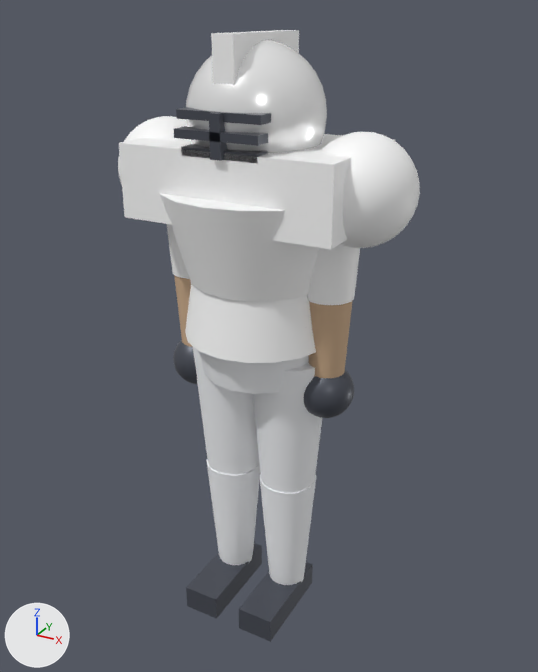
Before and after pictures for a commit that changed the glTF model assets/player.glb.
Rendered twice from a camera (50 mm lens) standing at (1.003, -1.766, 1.823) and looking at (0.016, 0.028, 0.926). Arrows for +X, +Y and +Z are at lower left; the lights stay in place. The older version comes first. Vertices at exactly the same position are counted once.
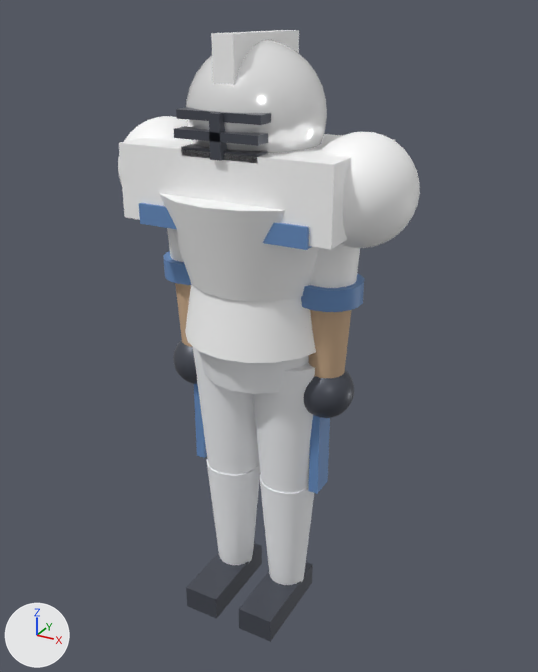
Edits to the bpy script that builds the scene:
```text
Add mat_accent:
    mat_accent = principled_material('accent')
    mat_accent.base_color = (0.133, 0.267, 0.533)  # blue #668dc1
Change me_mesh_0:
    used by ob_mesh_0; location = (0.0, 0.0, 0.0)
    remove me_mesh_0.from_pydata(...)  # 2807 vertices, 5200 faces; spans x -0.44..0.44, y -0.28..0.28, z 0.0..1.77
    add me_mesh_0.from_pydata(...)  # 2961 vertices, 5488 faces; spans x -0.44..0.44, y -0.28..0.28, z 0.0..1.77
    me_mesh_0 part 1: a new loose piece, an 18-sided cylinder along z spanning x -0.313..-0.127, y -0.094..0.094, z 1.09..1.15, in mat_accent (blue #668dc1)
    me_mesh_0 part 2: a new loose piece, an 18-sided cylinder along z spanning x 0.127..0.313, y -0.094..0.094, z 1.09..1.15, in mat_accent (blue #668dc1)
    me_mesh_0 part 3: the loose piece of 26 vertices spanning x -0.16..-0.04, y -0.22..0.08, z 0.0..0.08 is copied, and the copy is scaled about its middle by (0.261, 0.25, 5.25), then moved by (-0.1, 0.07, 0.64), in mat_accent (blue #668dc1); it spans x -0.22..-0.19, y -0.04..0.04, z 0.47..0.89
    me_mesh_0 part 4: the loose piece of 26 vertices spanning x 0.04..0.16, y -0.22..0.08, z 0.0..0.08 is copied, and the copy is scaled about its middle by (0.261, 0.25, 5.25), then moved by (0.1, 0.07, 0.64), in mat_accent (blue #668dc1); it spans x 0.19..0.22, y -0.04..0.04, z 0.47..0.89
    me_mesh_0 part 5: the loose piece of 26 vertices spanning x -0.31..0.31, y -0.2..0.2, z 1.3..1.5 is copied, and the copy is scaled about its middle by (0.806, 1.05, 0.275), then moved by (0.0, 0.0, -0.08), in mat_accent (blue #668dc1); it spans x -0.25..0.25, y -0.21..0.21, z 1.29..1.35
    add me_mesh_0.materials.append(mat_accent)  # blue #668dc1
```

Changed parts and their boxes (x1, y1, x2, y2) in the pictures (538 x 672 px):
part 1 of me_mesh_0, added (blue)
    after: (164, 251, 191, 285)
part 2 of me_mesh_0, added (blue)
    after: (301, 273, 364, 312)
part 3 of me_mesh_0, added (blue)
    after: (194, 384, 207, 458)
part 4 of me_mesh_0, added (blue)
    after: (308, 415, 330, 494)
part 5 of me_mesh_0, added (blue)
    after: (139, 203, 312, 250)
